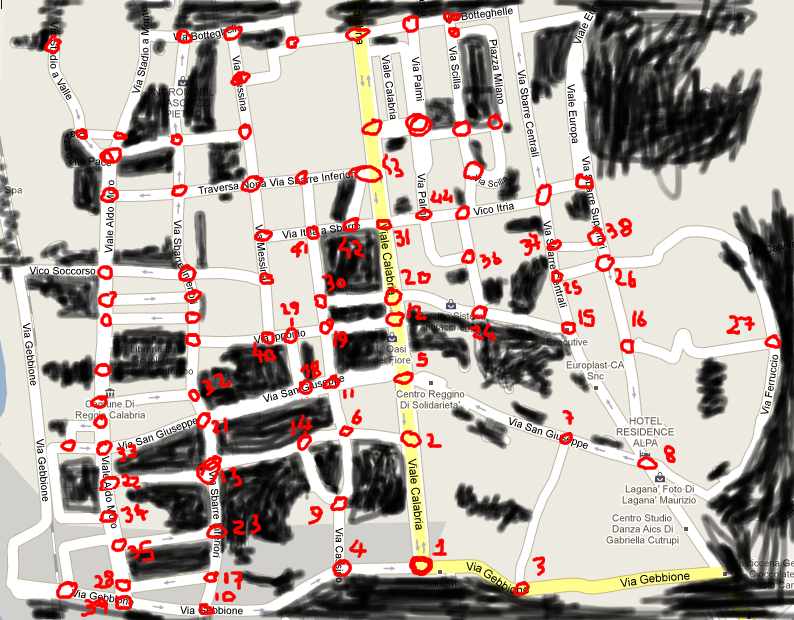
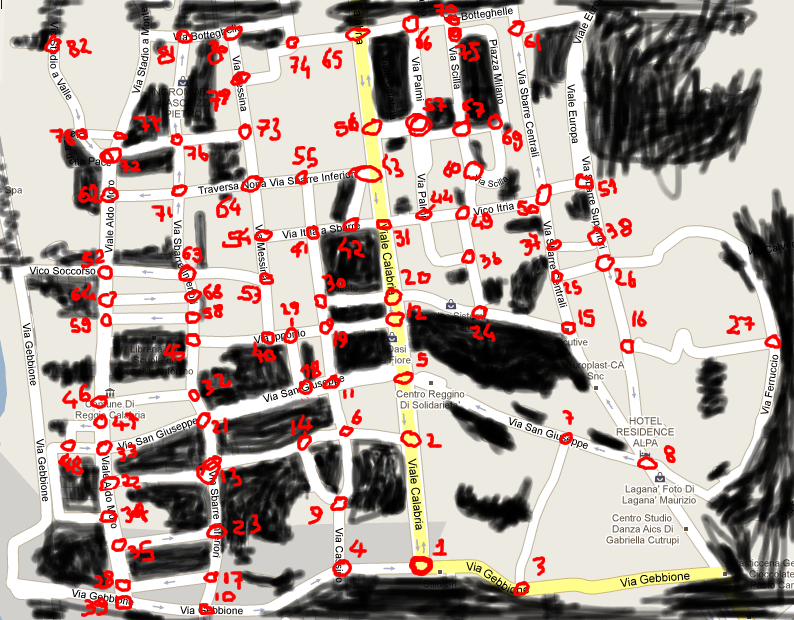
Before/after of a w=794, h=620 layered artwork. What changed in the layer stack:
painted on "nodes" over [49, 3, 617, 616]
painted on "obscured" over [30, 29, 629, 620]
